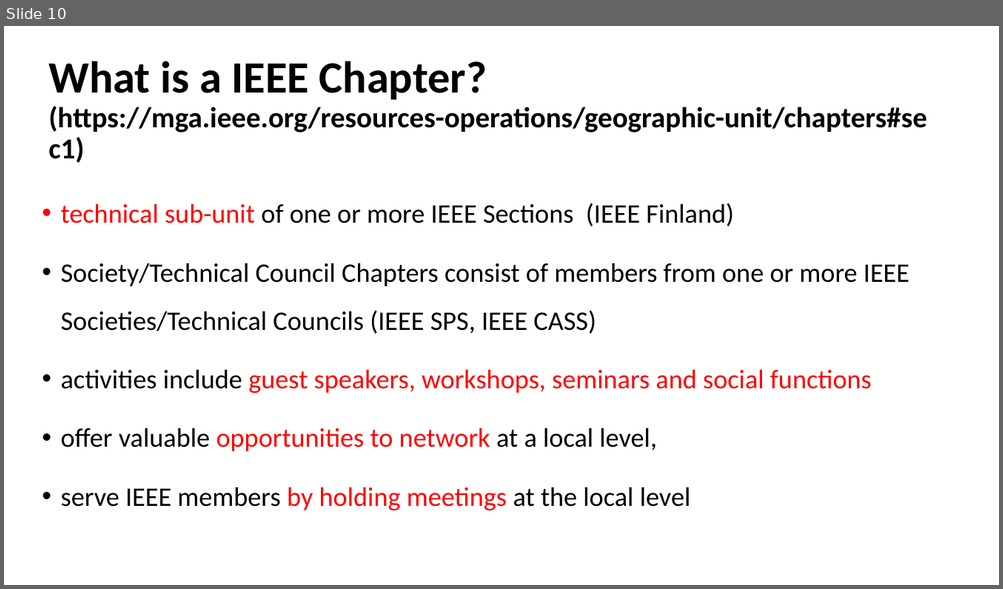
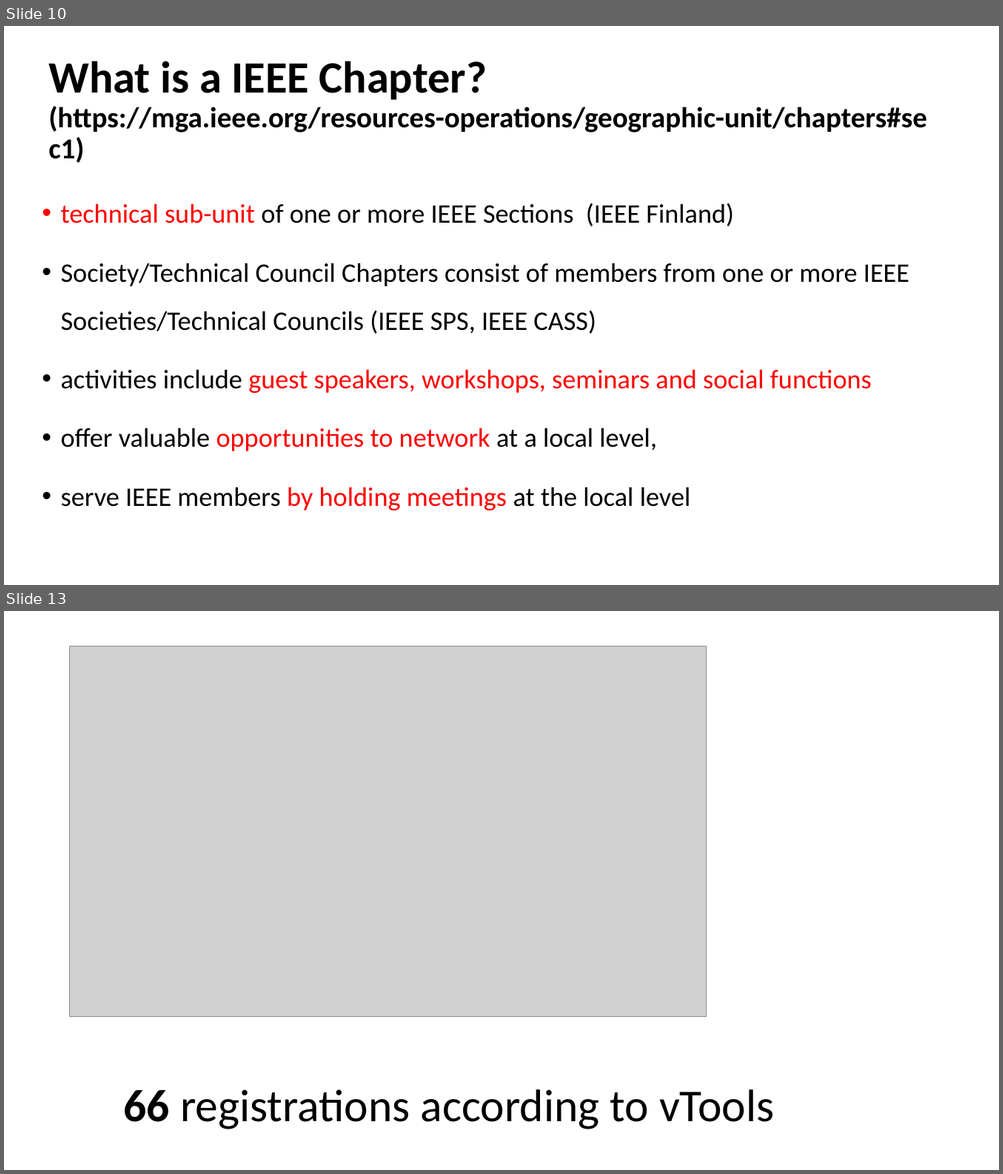
Before and after one commit to ieeespcasfinland/ieeespcasfinland.github.io, a slide deck: Slides05Oct_Ju.pptx. Shown one above the other, each under a label of ours: slide 10 before the commit, slides 10 and 13 after it; the slides between them are not shown. The pictures are 1003x589 and 1003x1174 pixels, drawn with LibreOffice and Linux fonts; fonts in the diff are those of the drawing; grey boxes stand for pictures. Boxes give left, top, right and bottom in pixels: in the first picture for what was removed or moved away, otherwise in the second. Text is boxed around its words. In the diff, an @@ line names an element or a change of style, - is before the commit and + after.

```diff
--- a/Slides05Oct_Ju.pptx
+++ b/Slides05Oct_Ju.pptx
@@ slide 13 added at <box>4,611,999,1170</box>, background #FFFFFF @@
@@ picture added at <box>70,646,706,1017</box> @@
@@ text added at <box>124,1090,774,1130</box>, 44 pt, text #000000 @@
+66 registrations according to vTools
```
Also in this commit, not shown: 7 slides changed, 5 other slides added, 2 other files.
